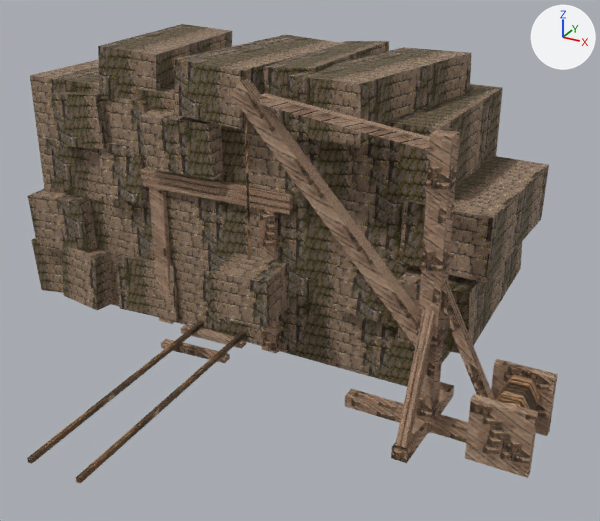
A saved change to the glTF model godot/project/assets/forest_rescue/landmarks/lf_env_quarry_mine_LOD2.glb.
Before and after are seen from a camera (50 mm lens) standing at (7.89, -12.21, 7.46) and looking at (1.78, -1.1, 1.91). Lighting does not change. The marker at upper right points along +X, +Y and +Z. The older version comes first. Where no turn or scale is listed for an object, it has been applied to the vertices. Vertices at exactly the same position are counted once.

The scene before the commit, as lines of its bpy script (objects in view):
```python
me_lf_env_quarry_mine_lod2 = bpy.data.meshes.new('lf_env_quarry_mine_LOD2')
me_lf_env_quarry_mine_lod2.from_pydata(...)  # 326 vertices, 488 faces; spans x -4.64..6.15, y -5.6..3.1, z -0.12..5.09
# faces by material slot: [240, 180, 68]
me_lf_env_quarry_mine_lod2.materials.append(mat_lm_stone)
me_lf_env_quarry_mine_lod2.materials.append(mat_lm_wood)
me_lf_env_quarry_mine_lod2.materials.append(mat_lm_misc)
# before: 152 (0.84, -2.37, 1.2) at pixel (211, 316), 153 (1.84, -2.27, 1.2) at pixel (267, 328), 154 (0.76, -1.53, 1.2), 155 (1.76, -1.43, 1.2) at pixel (289, 306), 156 (0.84, -2.37, 2.0) at pixel (209, 271)
# before: 157 (1.84, -2.27, 2.0) at pixel (266, 282), 158 (0.76, -1.53, 2.0) at pixel (233, 252), 159 (1.76, -1.43, 2.0) at pixel (288, 262)
ob_lf_env_quarry_mine_lod2_1 = bpy.data.objects.new('lf_env_quarry_mine_LOD2', me_lf_env_quarry_mine_lod2)
ob_lf_env_quarry_mine_lod2_1.location = (0.0, 0.0, 0.0)
```
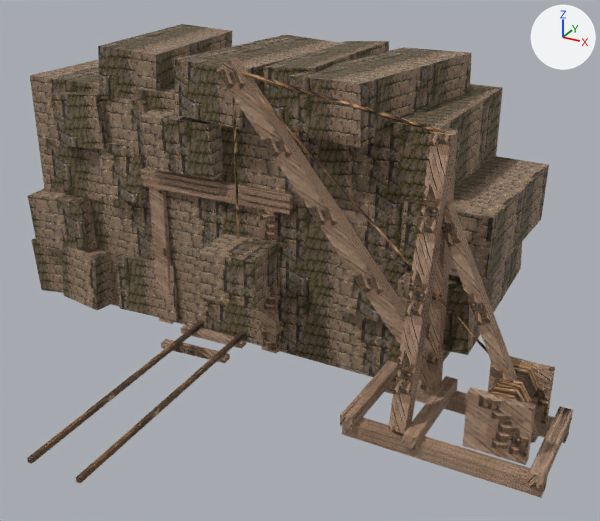
Changed parts and their boxes (x1, y1, x2, y2) in the pictures (600 x 521 px; the box of a moved part takes in the faces that stretch with it):
'lf_env_quarry_mine_LOD2', reshaped
    before: (27, 24, 558, 483)
    after: (27, 24, 573, 498)
part 1 of me_lf_env_quarry_mine_lod2, added (brown)
    after: (527, 406, 573, 489)
part 2 of me_lf_env_quarry_mine_lod2, added (brown)
    after: (463, 387, 536, 465)
part 3 of me_lf_env_quarry_mine_lod2, added (brown)
    after: (488, 356, 555, 424)
part 4 of me_lf_env_quarry_mine_lod2, moved or reshaped
    before: (244, 114, 251, 259)
    after: (242, 71, 446, 133)
part 5 of me_lf_env_quarry_mine_lod2, added (brown)
    after: (488, 360, 540, 403)
part 6 of me_lf_env_quarry_mine_lod2, added
    after: (232, 96, 240, 239)
part 7 of me_lf_env_quarry_mine_lod2, deleted (brown)
    before: (495, 375, 540, 410)
part 8 of me_lf_env_quarry_mine_lod2, deleted (brown)
    before: (260, 93, 430, 151)
part 9 of me_lf_env_quarry_mine_lod2, moved or reshaped
    before: (209, 253, 289, 328)
    after: (198, 234, 278, 309)
part 10 of me_lf_env_quarry_mine_lod2, moved or reshaped
    before: (229, 79, 558, 478)
    after: (216, 57, 502, 449)
part 11 of me_lf_env_quarry_mine_lod2, surface changed
    before: (209, 253, 538, 463)
    after: (198, 128, 570, 498)

Patch to the scene script:
```diff
--- a/godot/project/assets/forest_rescue/landmarks/lf_env_quarry_mine_LOD2.glb.py
+++ b/godot/project/assets/forest_rescue/landmarks/lf_env_quarry_mine_LOD2.glb.py
@@ me_lf_env_quarry_mine_lod2 @@
 # used by ob_lf_env_quarry_mine_lod2_1; location = (0.0, 0.0, 0.0)
 # verts and faces of me_lf_env_quarry_mine_lod2; kept vertices keep their numbers, new ones are numbered from 326
-me_lf_env_quarry_mine_lod2.from_pydata(...)  # 326 vertices, 488 faces; spans x -4.64..6.15, y -5.6..3.1, z -0.12..5.09
+me_lf_env_quarry_mine_lod2.from_pydata(...)  # 358 vertices, 528 faces; spans x -4.64..6.4, y -5.6..3.1, z -0.12..5.3
+# me_lf_env_quarry_mine_lod2 part 1: a new loose piece, a box spanning x 6.2..6.4, y -2.8..-1.0, z 0.2..0.4, in mat_lm_wood
+# me_lf_env_quarry_mine_lod2 part 2: a new loose piece, a box spanning x 5.2..6.1, y -2.52..-2.38, z 0.3..1.2, in mat_lm_wood
+# me_lf_env_quarry_mine_lod2 part 3: a new loose piece, a box spanning x 5.2..6.1, y -1.42..-1.28, z 0.3..1.2, in mat_lm_wood
+# me_lf_env_quarry_mine_lod2 part 4: the loose piece of 8 vertices spanning x 1.27..1.33, y -1.92..-1.88, z 2.15..4.85 is multiplied about its middle by the matrix ((0.185, 0.0, 1.186), (0.0, -1.2, 0.0), (1.186, 0.0, -0.185)), then moved by (1.5, 0.0, 1.35)
+# me_lf_env_quarry_mine_lod2 part 5: a new loose piece, a 6-sided cylinder along y spanning x 5.35..5.95, y -2.4..-1.4, z 0.69..1.21, in mat_lm_misc
+# me_lf_env_quarry_mine_lod2 part 6: the loose piece of 8 vertices spanning x 1.27..1.33, y -1.92..-1.88, z 2.15..4.85 is copied, and the copy is moved by (-0.2, 0.0, 0.3); it spans x 1.08..1.12, y -1.92..-1.88, z 2.45..5.15
+# me_lf_env_quarry_mine_lod2 part 7: the loose piece of 14 vertices spanning x 5.42..5.98, y -2.4..-1.4, z 0.51..0.99 is deleted
+# me_lf_env_quarry_mine_lod2 part 8: the loose piece of 8 vertices spanning x 1.59..4.41, y -1.97..-1.83, z 4.33..4.82 is deleted
+# me_lf_env_quarry_mine_lod2 part 9
+for i in [*range(152, 160)]: verts[i] += (-0.2, 0.0, 0.3)
+# me_lf_env_quarry_mine_lod2 part 10
+# 14 vertices are removed from x 1.1..6.15, y -2.52..-1.28, z 0.1..4.99
+# 36 faces are deleted
+# 50 vertices move from x 3.1..6.15, y -2.9..-0.9, z 0.0..2.64 to x 3.4..6.4, y -2.8..-1.0, z 0.0..4.62
+# 22 vertices are added at x 0.88..5.66, y -2.8..-1.0, z 0.2..5.3
+# 36 new faces join them, mat_lm_wood
+# 8 new faces join them, mat_lm_misc
+# me_lf_env_quarry_mine_lod2 part 11: 72 kept faces spanning x 0.56..6.4, y -2.8..-1.0, z 0.0..4.62 get new texture (UV) coordinates
 me_lf_env_quarry_mine_lod2.materials.append(mat_lm_stone)
```
